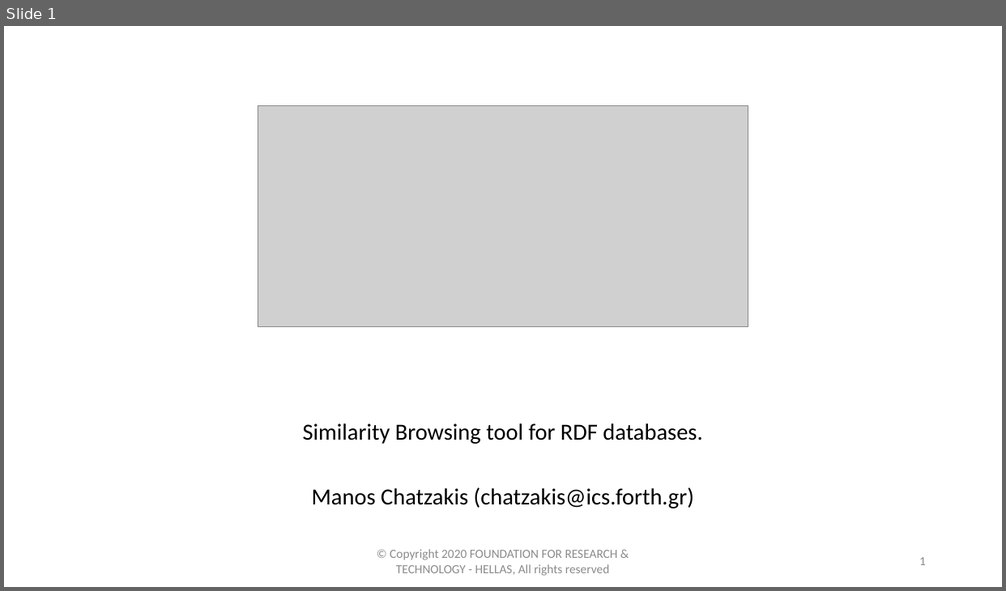
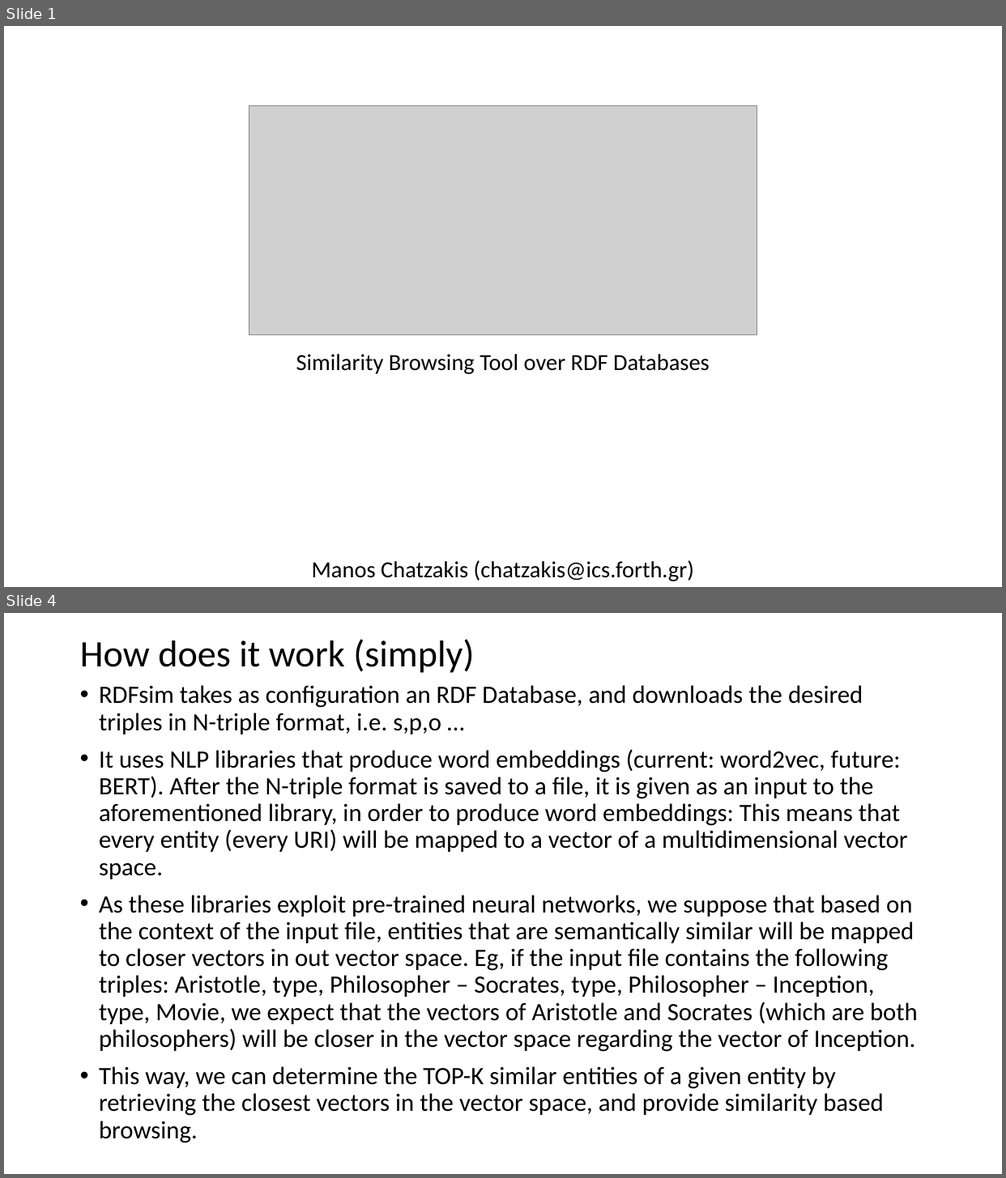
Before and after one commit to MChatzakis/RDFsim, a slide deck: RDFsim/presentation/RDFsim.pptx. Shown one above the other, each under a label of ours: slide 1 before the commit, slides 1 and 4 after it; the slides between them are not shown. The pictures are 1006x591 and 1006x1178 pixels, drawn with LibreOffice and Linux fonts; fonts in the diff are those of the drawing; grey boxes stand for pictures. Boxes give left, top, right and bottom in pixels: in the first picture for what was removed or moved away, otherwise in the second. Text is boxed around its words. In the diff, an @@ line names an element or a change of style, - is before the commit and + after.

```diff
--- a/RDFsim/presentation/RDFsim.pptx
+++ b/RDFsim/presentation/RDFsim.pptx
@@ slide 4 added at bbox=[4, 613, 1002, 1174], background #FFFFFF @@
@@ title added at bbox=[80, 639, 474, 673], 36 pt, text #000000 @@
+How does it work (simply)
@@ text added at bbox=[99, 685, 918, 1144], 24 pt, text #000000 @@
+• RDFsim takes as configuration an RDF Database, and downloads the desired triples in N-triple format, i.e. s,p,o …
+• It uses NLP libraries that produce word embeddings (current: word2vec, future: BERT). After the N-triple format is saved to a file, it is given as an input to the aforementioned library, in order to produce word embeddings: This means that every entity (every URI) will be mapped to a vector of a multidimensional vector space.
+• As these libraries exploit pre-trained neural networks, we suppose that based on the context of the input file, entities that are semantically similar will be mapped to closer vectors in out vector space. Eg, if the input file contains the following triples: Aristotle, type, Philosopher – Socrates, type, Philosopher – Inception, type, Movie, we expect that the vectors of Aristotle and Socrates (which are both philosophers) will be closer in the vector space regarding the vector of Inception.
+• This way, we can determine the TOP-K similar entities of a given entity by retrieving the closest vectors in the vector space, and provide similarity based browsing.
@@ slide 1 changed as well @@
@@ picture: place and size @@
-picture at bbox=[258, 106, 749, 327]
+picture at bbox=[249, 106, 757, 335]
@@ text added at bbox=[296, 354, 710, 374], 22.2 pt, text #000000 @@
+Similarity Browsing Tool over RDF Databases
@@ subtitle at bbox=[303, 424, 702, 444]: paragraph removed @@
-Similarity Browsing tool for RDF databases.
@@ subtitle "Manos Chatzakis (chatzakis@ics.forth.gr)": place and size @@
-subtitle "Manos Chatzakis (chatzakis@ics.forth.gr)" at bbox=[303, 424, 702, 509]
+subtitle "Manos Chatzakis (chatzakis@ics.forth.gr)" at bbox=[312, 561, 694, 582]
@@ text removed at bbox=[390, 549, 618, 576] @@
-© Copyright 2020 FOUNDATION FOR RESEARCH & TECHNOLOGY - HELLAS, All rights reserved
@@ page number removed at bbox=[919, 557, 926, 565] @@
-1
```
Also in this commit, not shown: 3 other slides added, 5 slides removed.
